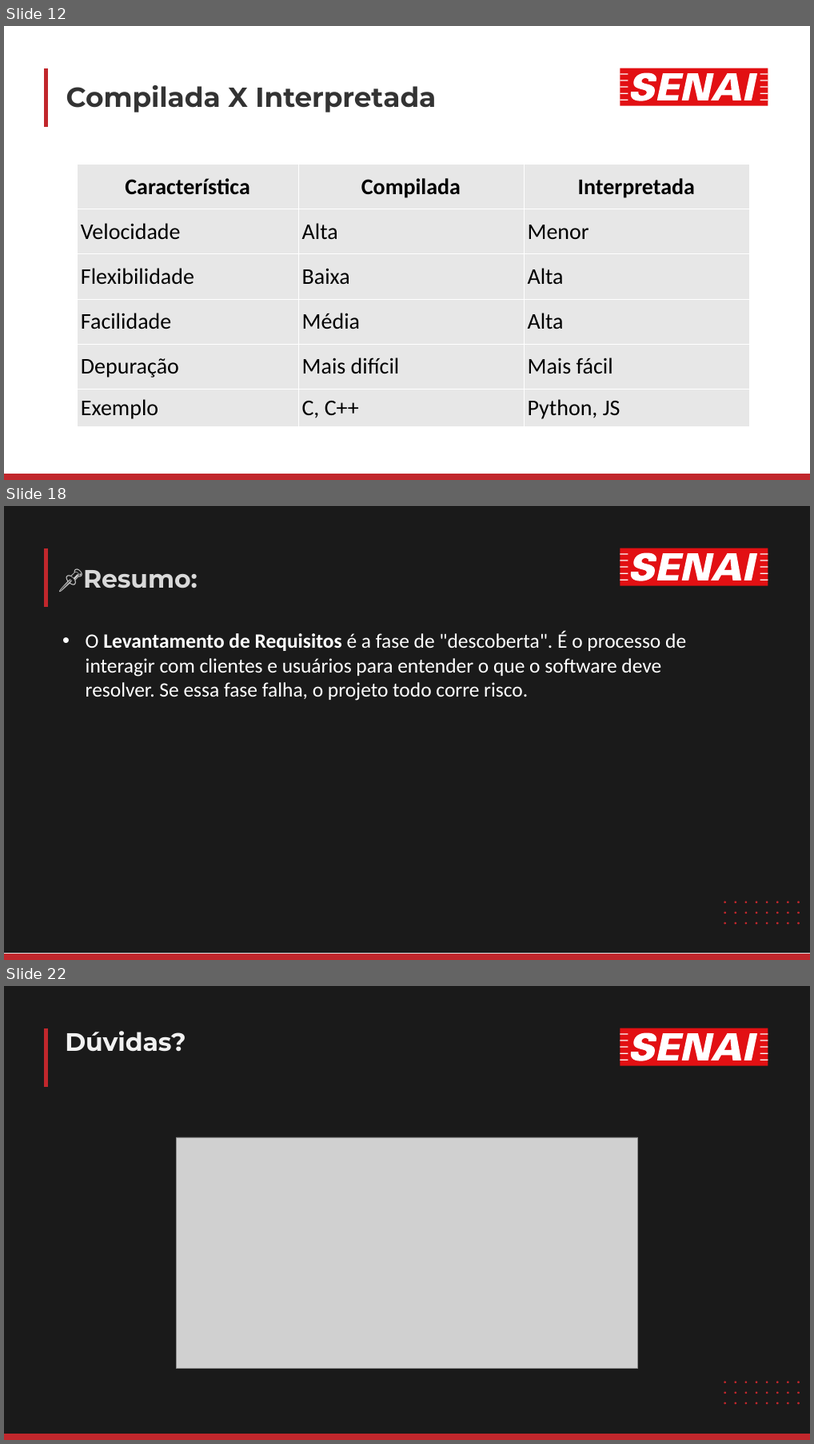
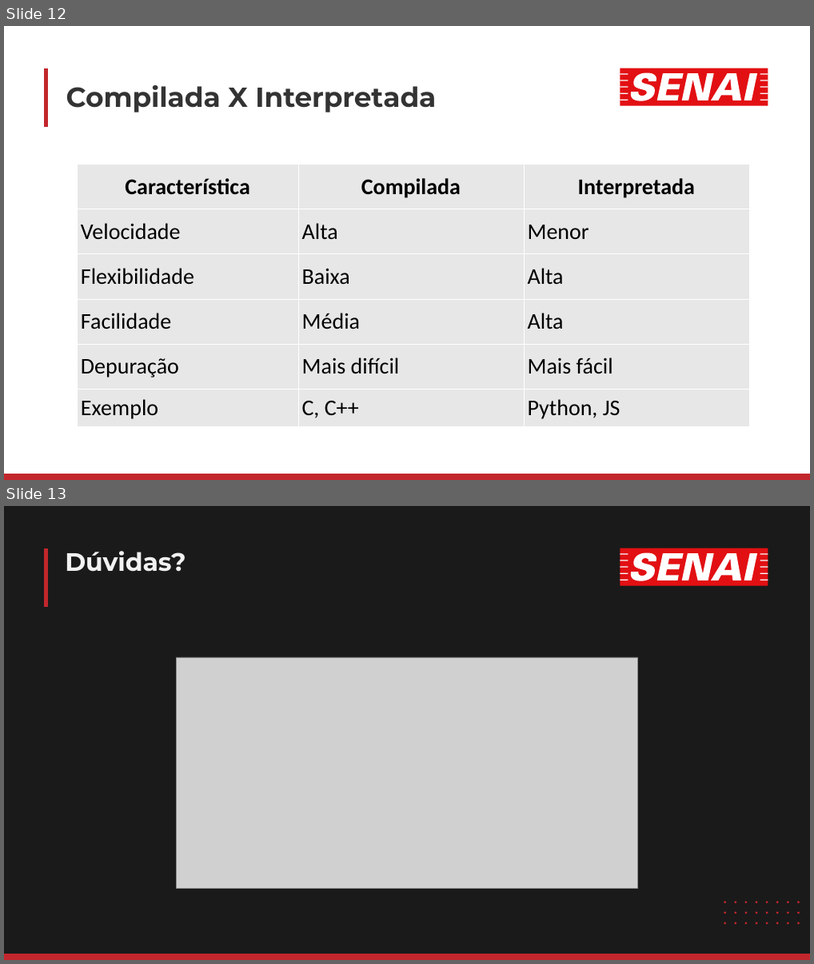
Before and after one commit to luisfernandospoljaric/senai2026, a slide deck: ds/seduc/1des/01-lopal/Aula02/LógicaAula2.pptx. Shown one above the other, each under a label of ours: slides 12, 18 and 22 before the commit, slides 12 and 13 after it; the slides between them are not shown. The pictures are 814x1444 and 814x964 pixels, drawn with LibreOffice and Linux fonts; fonts in the diff are those of the drawing; grey boxes stand for pictures. Boxes give left, top, right and bottom in pixels: in the first picture for what was removed or moved away, otherwise in the second. Text is boxed around its words. In the diff, an @@ line names an element or a change of style, - is before the commit and + after.

```diff
--- a/ds/seduc/1des/01-lopal/Aula02/LógicaAula2.pptx
+++ b/ds/seduc/1des/01-lopal/Aula02/LógicaAula2.pptx
@@ slide 18 removed at (x1=4, y1=506, x2=810, y2=960), background #FFFFFF @@
@@ freeform shape removed at (x1=4, y1=506, x2=810, y2=952) @@
@@ freeform shape removed at (x1=46, y1=548, x2=46, y2=607) @@
@@ freeform shape removed at (x1=620, y1=548, x2=768, y2=586) @@
@@ freeform shape removed at (x1=620, y1=553, x2=768, y2=581) @@
@@ text removed at (x1=83, y1=570, x2=198, y2=588) @@
-📌Resumo:
@@ text removed at (x1=86, y1=631, x2=686, y2=700) @@
-• O Levantamento de Requisitos é a fase de "descoberta". É o processo de interagir com clientes e usuários para entender o que o software deve resolver. Se essa fase falha, o projeto todo corre risco.
@@ freeform shape removed at (x1=724, y1=912, x2=726, y2=913) @@
@@ freeform shape removed at (x1=724, y1=900, x2=726, y2=903) @@
@@ freeform shape removed at (x1=734, y1=912, x2=737, y2=913) @@
@@ freeform shape removed at (x1=734, y1=900, x2=737, y2=903) @@
@@ freeform shape removed at (x1=745, y1=912, x2=747, y2=913) @@
@@ freeform shape removed at (x1=745, y1=900, x2=747, y2=903) @@
@@ freeform shape removed at (x1=756, y1=912, x2=758, y2=913) @@
@@ freeform shape removed at (x1=756, y1=900, x2=758, y2=903) @@
@@ freeform shape removed at (x1=766, y1=912, x2=768, y2=913) @@
@@ freeform shape removed at (x1=766, y1=900, x2=768, y2=903) @@
@@ freeform shape removed at (x1=777, y1=912, x2=779, y2=913) @@
@@ freeform shape removed at (x1=777, y1=900, x2=779, y2=903) @@
@@ freeform shape removed at (x1=787, y1=912, x2=790, y2=913) @@
@@ freeform shape removed at (x1=787, y1=900, x2=790, y2=903) @@
@@ freeform shape removed at (x1=798, y1=912, x2=800, y2=913) @@
@@ freeform shape removed at (x1=798, y1=900, x2=800, y2=903) @@
@@ freeform shape removed at (x1=724, y1=922, x2=726, y2=924) @@
@@ freeform shape removed at (x1=734, y1=922, x2=737, y2=924) @@
@@ freeform shape removed at (x1=745, y1=922, x2=747, y2=924) @@
@@ freeform shape removed at (x1=756, y1=922, x2=758, y2=924) @@
@@ freeform shape removed at (x1=766, y1=922, x2=768, y2=924) @@
@@ freeform shape removed at (x1=777, y1=922, x2=779, y2=924) @@
@@ freeform shape removed at (x1=787, y1=922, x2=790, y2=924) @@
@@ freeform shape removed at (x1=798, y1=922, x2=800, y2=924) @@
@@ freeform shape removed at (x1=4, y1=953, x2=810, y2=960) @@
@@ what was slide 22 is now slide 13 @@
```
Also in this commit, not shown: 8 other slides removed, 3 other files.
